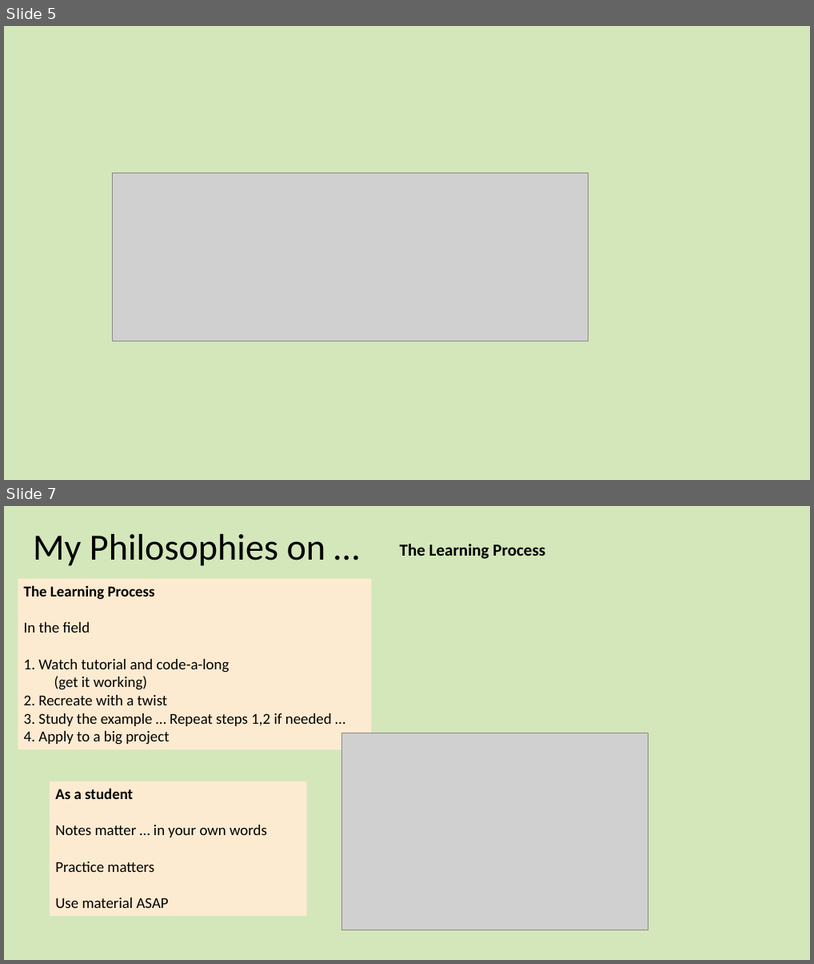
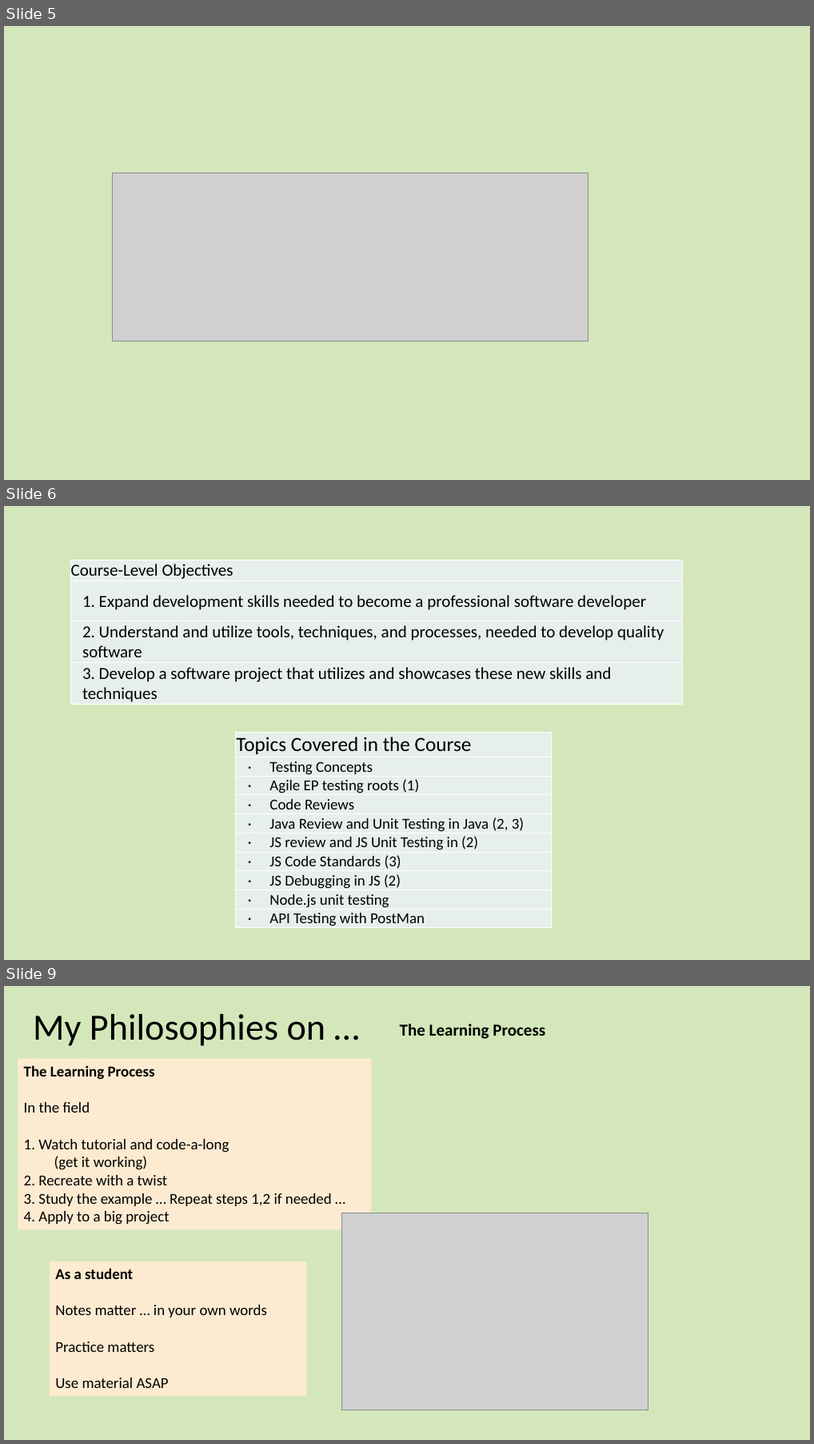
Before and after one commit to dlash02/CSC3510, a slide deck: CSC3510 S2021/Lectures/01IntroductionTo3510.pptx. Shown one above the other, each under a label of ours: slides 5 and 7 before the commit, slides 5, 6 and 9 after it; the slides between them are not shown. The pictures are 814x964 and 814x1444 pixels, drawn with LibreOffice and Linux fonts; fonts in the diff are those of the drawing; grey boxes stand for pictures. Boxes give left, top, right and bottom in pixels: in the first picture for what was removed or moved away, otherwise in the second. Text is boxed around its words. In the diff, an @@ line names an element or a change of style, - is before the commit and + after.

```diff
--- a/CSC3510 S2021/Lectures/01IntroductionTo3510.pptx
+++ b/CSC3510 S2021/Lectures/01IntroductionTo3510.pptx
@@ slide 6 added at [4, 506, 810, 960], background #D1E6B5 at 93% opacity @@
@@ table added at [70, 560, 683, 705], 4 rows, 1 columns @@
+Course-Level Objectives
+1. Expand development skills needed to become a professional software developer
+2. Understand and utilize tools, techniques, and processes, needed to develop quality software
+3. Develop a software project that utilizes and showcases these new skills and techniques
@@ table added at [236, 732, 551, 929], 10 rows, 1 columns @@
+Topics Covered in the Course
+· Testing Concepts
+· Agile EP testing roots (1)
+· Code Reviews
+· Java Review and Unit Testing in Java (2, 3)
+· JS review and JS Unit Testing in (2)
+· JS Code Standards (3)
+· JS Debugging in JS (2)
+· Node.js unit testing
+· API Testing with PostMan
@@ what was slide 7 is now slide 9 @@
```
Also in this commit, not shown: 1 slide changed, 1 other slide added, 4 other files.
